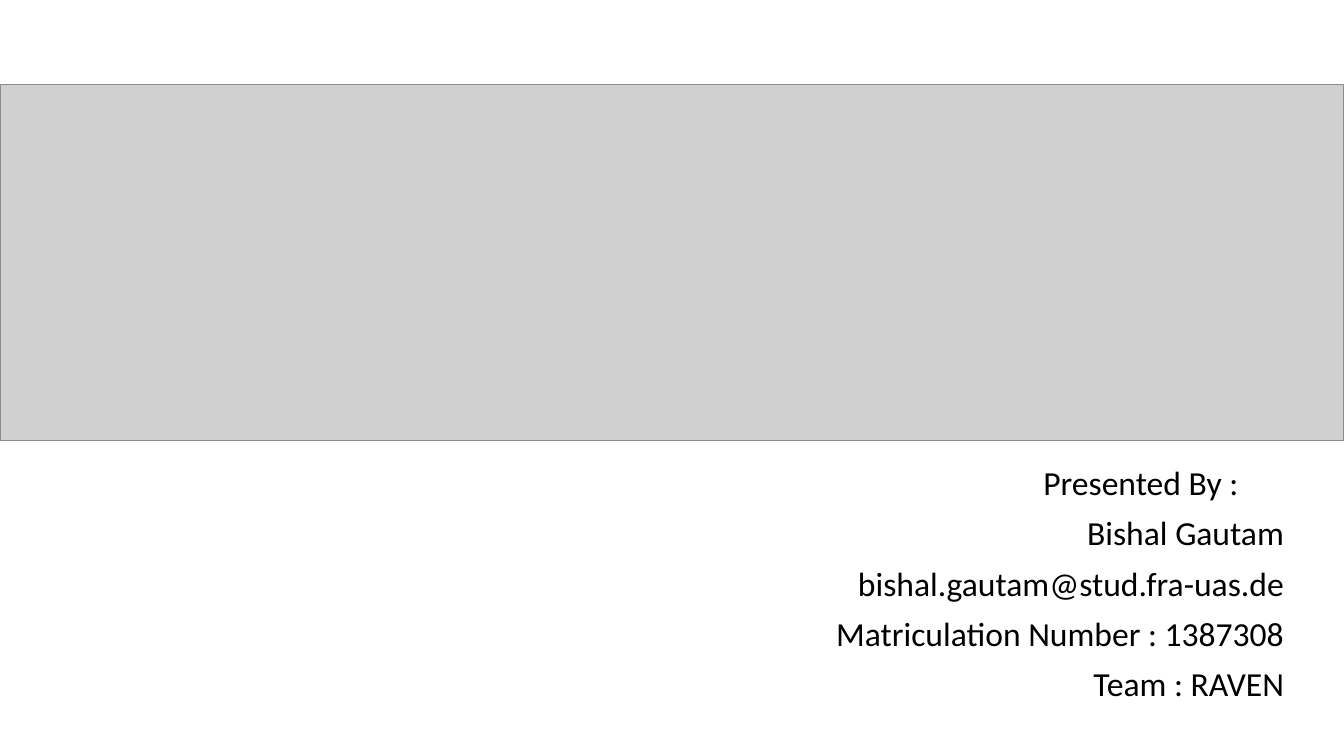
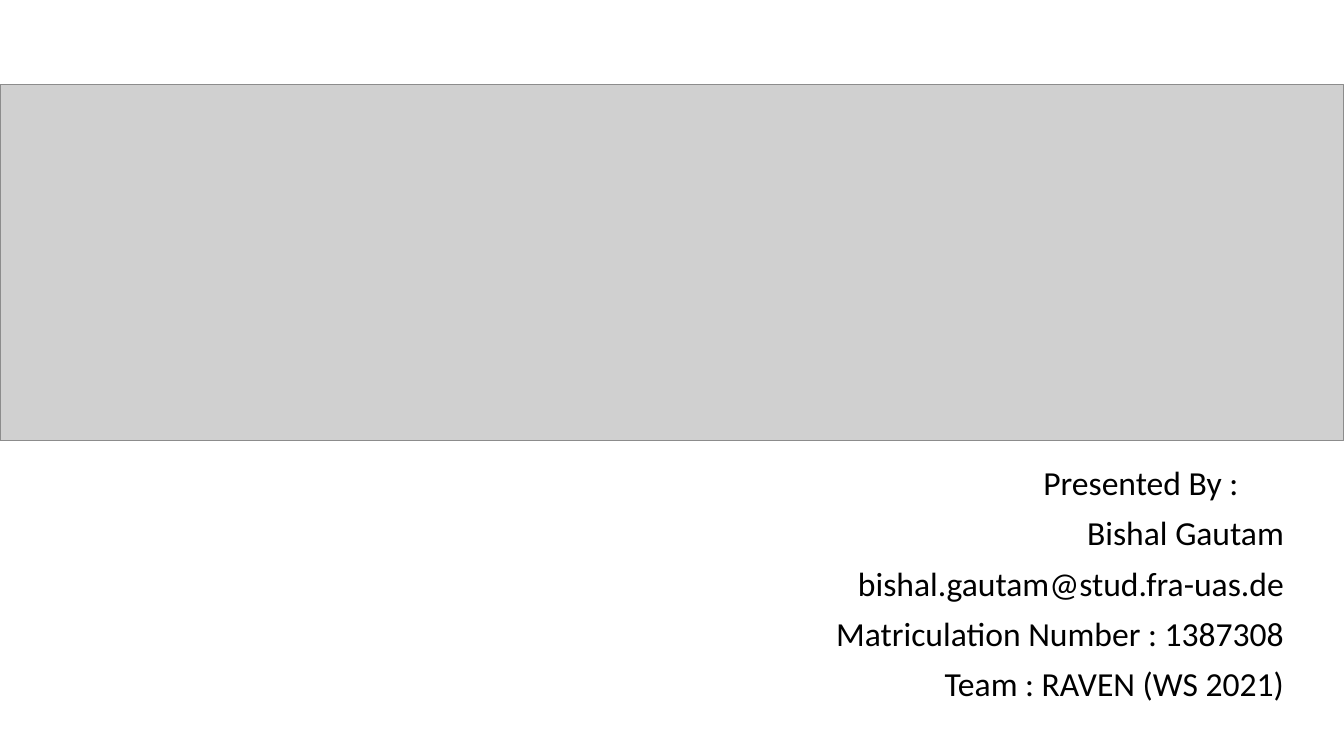
Before and after one commit to bisalgt/neocortexapi, a slide deck: slide 1 of source/ScalarEncoderImproved/Documentation/Improve Scalar Encoder Presentation.pptx. Drawn at 1344x756 pixels with LibreOffice and Linux fonts; fonts in the diff are those of the drawing; grey boxes stand for pictures. Boxes give left, top, right and bottom in pixels: in the first picture for what was removed or moved away, otherwise in the second. Text is boxed around its words. In the diff, an @@ line names an element or a change of style, - is before the commit and + after.

Commit message:
minor change in presentation file

```diff
--- a/source/ScalarEncoderImproved/Documentation/Improve Scalar Encoder Presentation.pptx
+++ b/source/ScalarEncoderImproved/Documentation/Improve Scalar Encoder Presentation.pptx
@@ subtitle at [945, 671, 1284, 701]: text changed @@
-Team : RAVEN
+Team : RAVEN (WS 2021)
```
